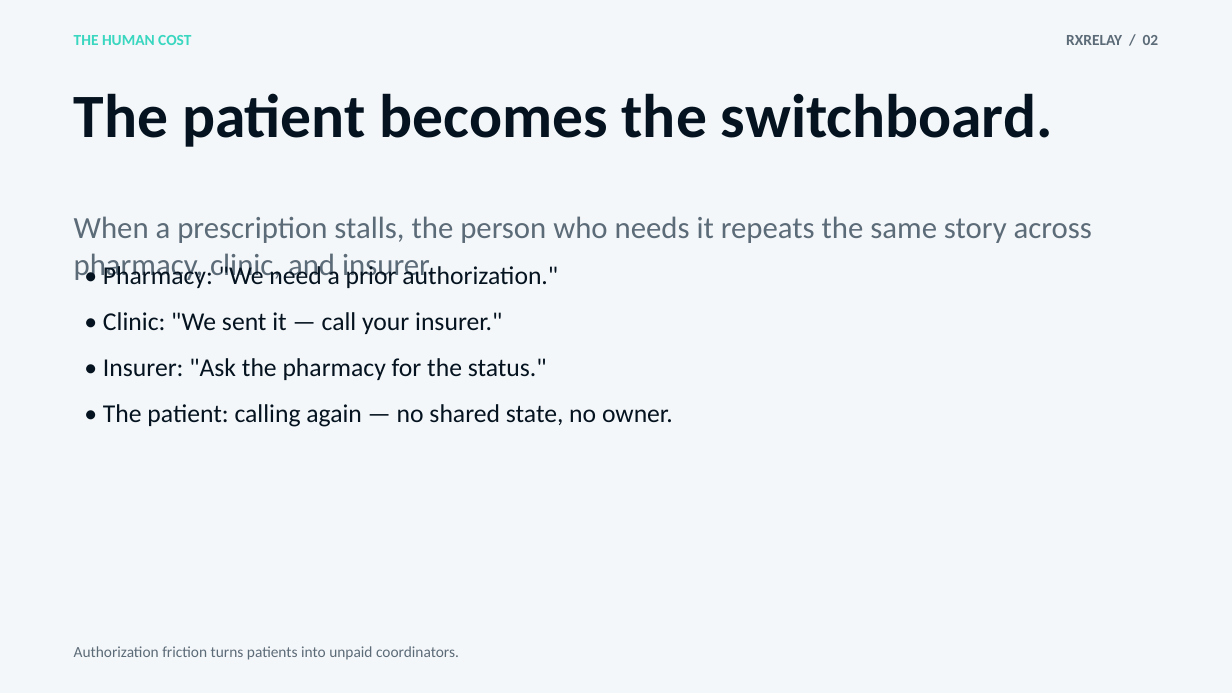
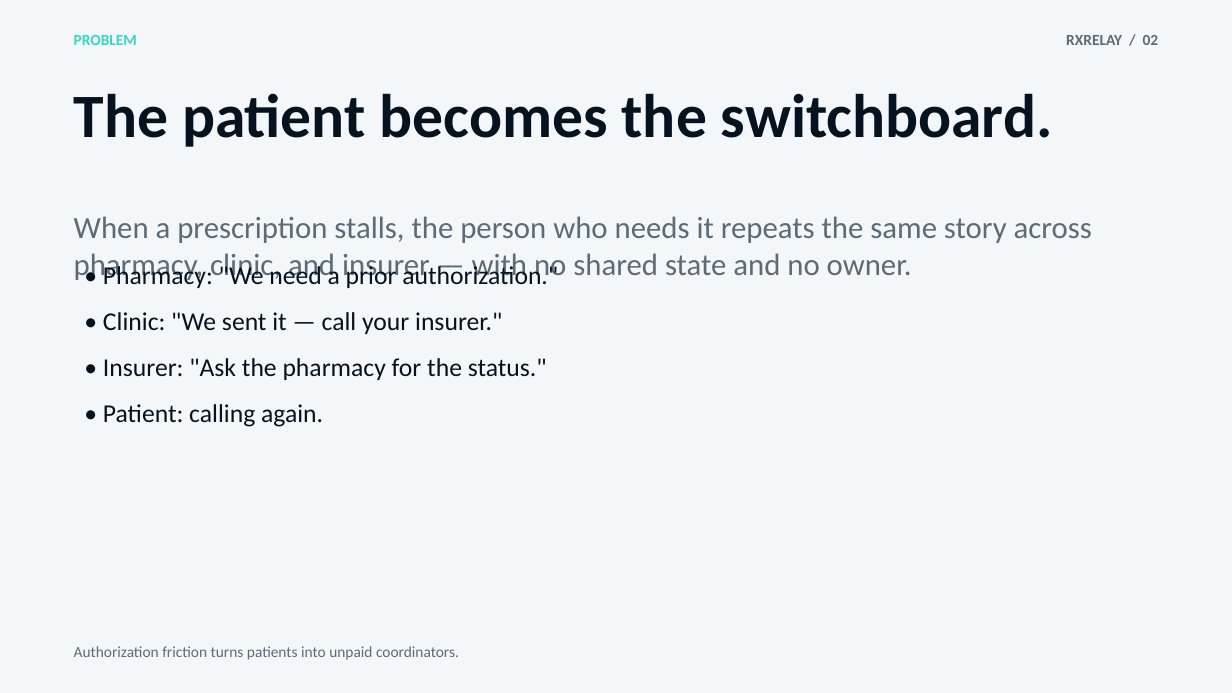
Before and after one commit to vnmoorthy/rxrelay, a slide deck: slide 2 of deck/output/RxRelay_Hackathon_Pitch.pptx. Drawn at 1232x693 pixels with LibreOffice and Linux fonts; fonts in the diff are those of the drawing. Boxes give left, top, right and bottom in pixels: in the first picture for what was removed or moved away, otherwise in the second. Text is boxed around its words. In the diff, an @@ line names an element or a change of style, - is before the commit and + after.

```diff
--- a/deck/output/RxRelay_Hackathon_Pitch.pptx
+++ b/deck/output/RxRelay_Hackathon_Pitch.pptx
@@ text at (x1=74, y1=35, x2=137, y2=45): text changed @@
-THE HUMAN COST
+PROBLEM
@@ text at (x1=74, y1=216, x2=1092, y2=284): text changed @@
-When a prescription stalls, the person who needs it repeats the same story across pharmacy, clinic, and insurer.
+When a prescription stalls, the person who needs it repeats the same story across pharmacy, clinic, and insurer — with no shared state and no owner.
@@ text at (x1=103, y1=404, x2=323, y2=427): text changed @@
-• The patient: calling again — no shared state, no owner.
+• Patient: calling again.
```
Also in this commit, not shown: 11 other slides changed, 1 slide added, 1 slide removed, 7 other files.
